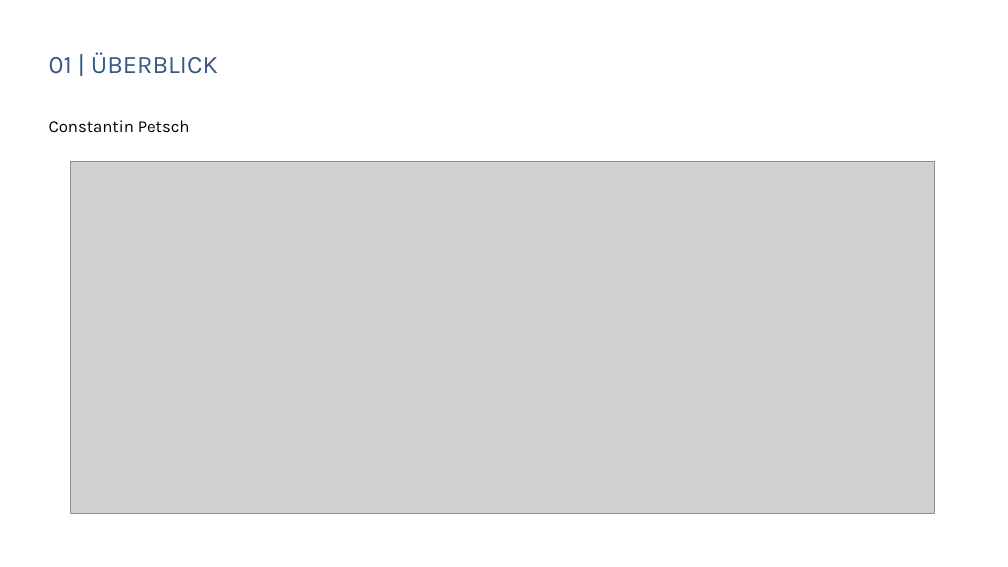
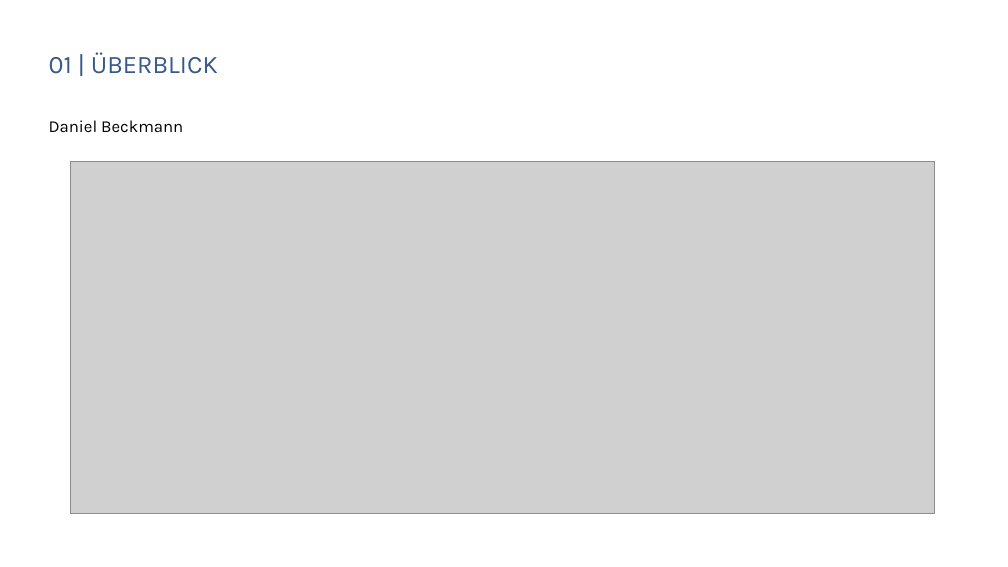
Before and after one commit to danielbeckmann/DotNETJumpStart, a slide deck: slide 24 of 01. Überblick/01. Jump Start Überblick.pptx (slide 9 before the commit). Drawn at 1008x567 pixels with LibreOffice and Linux fonts; fonts in the diff are those of the drawing; grey boxes stand for pictures; background and template pictures are left out. Boxes give left, top, right and bottom in pixels: in the first picture for what was removed or moved away, otherwise in the second. Text is boxed around its words. In the diff, an @@ line names an element or a change of style, - is before the commit and + after.

```diff
--- a/01. Überblick/01. Jump Start Überblick.pptx
+++ b/01. Überblick/01. Jump Start Überblick.pptx
@@ subtitle at [49, 120, 183, 132]: text changed @@
-Constantin Petsch
+Daniel Beckmann
```
Also in this commit, not shown: 5 other slides changed, 15 slides added, 3 slides removed, 4 other files.
